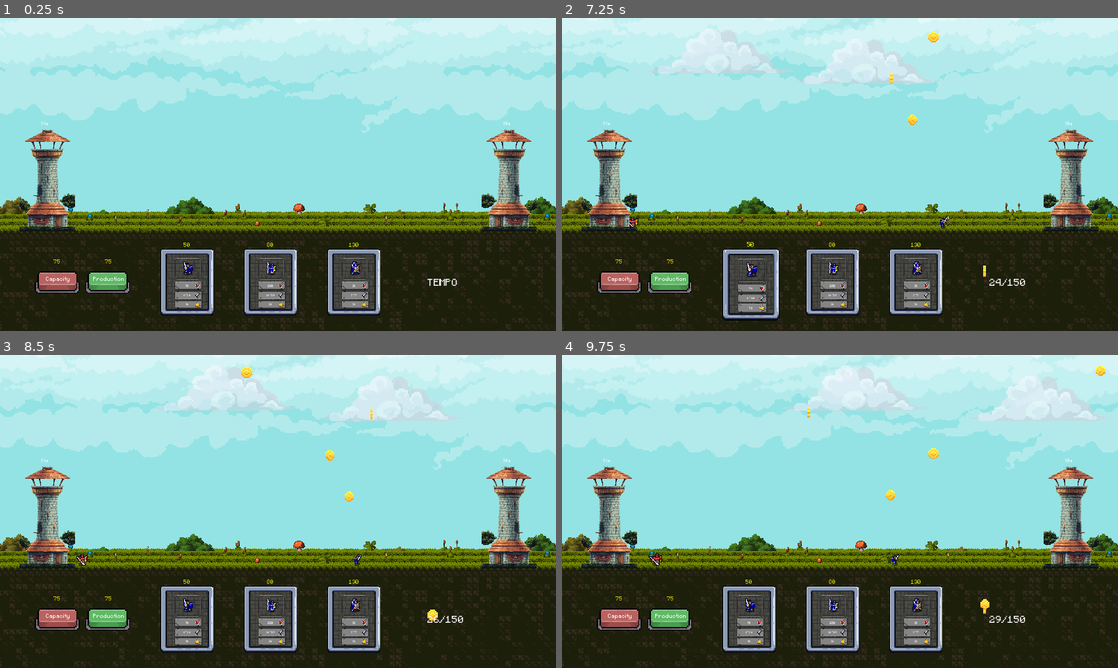
Above: before the commit, frames 1-4 (two rows, left to right).
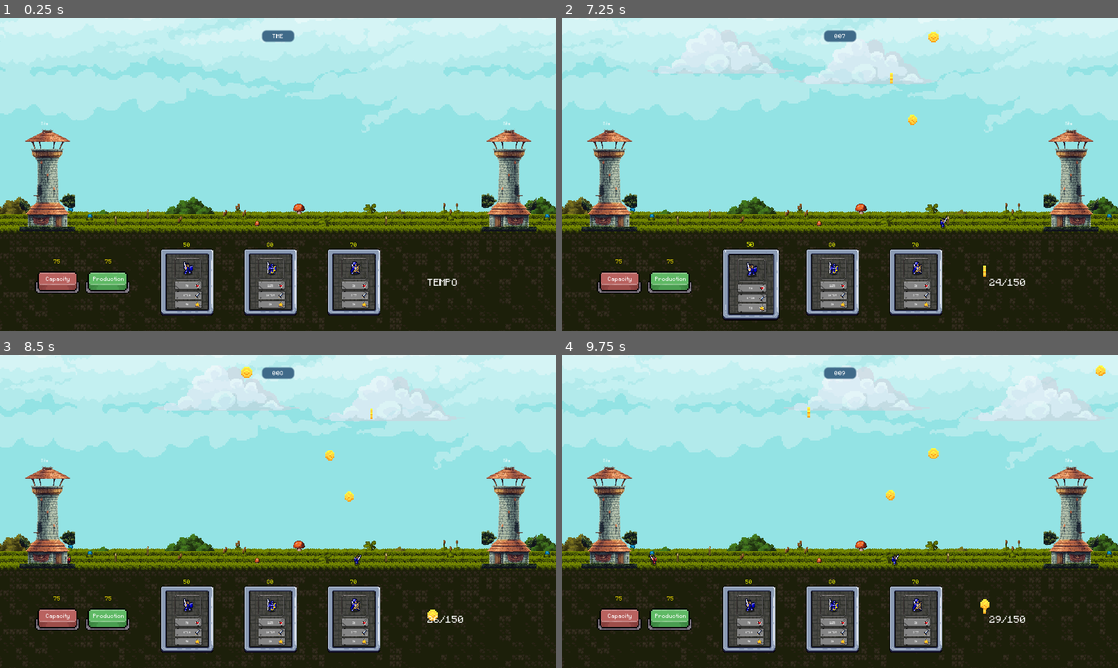
Above: after the commit, the same moments.

Repository: StefanoGavatta/StoriaMiniGioco
Game: Godot game, scene res://World/world.tscn
The game is run twice, just before and just after one commit, with the same random seed, the same clock (stepped at 60 frames per second) and the same inputs.
Inputs (mouse positions are in pixels of both pictures, inside the frame that each line leads up to):
- Up to frame 1 (0.25 s): no input
- Up to frame 2 (7.25 s): click (751, 284) at 0.52 s; click "75" at 1.25 s; click "75" at 2 s; click (689, 58) at 2.75 s; click (751, 284) at 3.52 s; click "75" at 4.25 s; click "75" at 5 s; click (1079, 115) at 5.77 s; click (751, 284) at 6.52 s
- Up to frame 3 (8.5 s): click "75" at 7.25 s; click "75" at 8 s
- Up to frame 4 (9.75 s): click (912, 505) at 8.77 s; move the mouse to (962, 495) at 9.52 s

The runs differ from the first frame. In frame 1, 0.2% of the frame differs, in the area x 47-65%, y 3-86%; in frame 2, 0.3%; in frame 3, 0.3%, in the area x 12-65%, y 3-86%; in frame 4, 0.3%.

Commit message:
aggiunto Time

Diff:
--- /dev/null
+++ b/LanPartyReq/lan_party_node.gd
@@ -0,0 +1,17 @@
+extends Control
+
+var tempoPassato:int = 0
+@onready var tempo: Label = $Tempo
+var secondi: int = 0
+var minuti:int = 0
+
+func _on_timer_timeout() -> void:
+	secondi += 1
+	if secondi == 60:
+		minuti += 1
+		secondi = 0
+
+	if secondi >= 0 && secondi <= 9:
+		tempo.text = str(minuti) + ":" + "0" + str(secondi)
+	else:
+		tempo.text = str(minuti) + ":" + str(secondi)
--- a/UI/card_container.tscn
+++ b/UI/card_container.tscn
@@ -32,7 +32,7 @@
 image = ExtResource("3_8174j")
 tipoCarta = "lancia"
 costo = 80
-vita = 150
+vita = 125
 danno = 12
 speed = 2000
 
@@ -43,7 +43,7 @@
 offset_bottom = 64.0
 image = ExtResource("4_fixsm")
 tipoCarta = "arco"
-costo = 130
+costo = 70
 vita = 30
 danno = 5
 speed = 3000
--- a/World/gestore_nemici.gd
+++ b/World/gestore_nemici.gd
@@ -8,14 +8,13 @@
 
 func _on_timer_timeout() -> void:
 	var carta = Card.new()
-	var truppa = randi_range(0,2)
-	match truppa:
-		0:
-			carta = card_container.get_node("Spada")
-		1:
-			carta = card_container.get_node("Lancia")
-		2:
-			carta = card_container.get_node("Arco")
+	var truppa = randi_range(0,10)
+	if truppa <= 5:
+		carta = card_container.get_node("Spada")
+	elif truppa >= 6 && truppa <= 7:
+		carta = card_container.get_node("Lancia")
+	elif  truppa >= 8:
+		carta = card_container.get_node("Arco")
 
 	istanziaTruppa(carta)
 
@@ -31,11 +30,11 @@
 
 	istanzaSpada.position = posizioni.pick_random().position
 	if istanzaSpada.position == $Posizionatore1.position:
-		istanzaSpada.z_index = 3
+		istanzaSpada.z_index = 1
 	elif istanzaSpada.position == $Posizionatore2.position:
 		istanzaSpada.z_index = 2
 	elif istanzaSpada.position == $Posizionatore3.position:
-		istanzaSpada.z_index = 1
+		istanzaSpada.z_index = 3
 
 
 	get_parent().add_child(istanzaSpada)
--- a/World/world.tscn
+++ b/World/world.tscn
@@ -11,6 +11,7 @@
 [ext_resource type="FontFile" uid="uid://dmvwrc225nj11" path="res://CardAssets/Minecraftchmc-dBlX.ttf" id="7_5ld53"]
 [ext_resource type="Script" path="res://UI/miglioramenti.gd" id="10_vk5v5"]
 [ext_resource type="Texture2D" uid="uid://cqrkx5cbx1j17" path="res://CardAssets/PBP-V2.png" id="11_k6dol"]
+[ext_resource type="Script" path="res://LanPartyReq/lan_party_node.gd" id="12_bx3a8"]
 
 [sub_resource type="WorldBoundaryShape2D" id="WorldBoundaryShape2D_l0w4d"]
 distance = 173.0
@@ -2051,6 +2052,14 @@
 
 [sub_resource type="StyleBoxEmpty" id="StyleBoxEmpty_lh4r4"]
 
+[sub_resource type="StyleBoxFlat" id="StyleBoxFlat_fvdml"]
+bg_color = Color(0.25069, 0.417258, 0.537421, 1)
+corner_radius_top_left = 15
+corner_radius_top_right = 15
+corner_radius_bottom_right = 15
+corner_radius_bottom_left = 15
+anti_aliasing_size = 4.915
+
 [node name="World" type="Node2D"]
 metadata/_edit_lock_ = true
 
@@ -2141,7 +2150,7 @@
 script = ExtResource("6_dkahq")
 
 [node name="Timer" type="Timer" parent="GestoreNemici"]
-wait_time = 5.0
+wait_time = 7.5
 autostart = true
 
 [node name="Posizionatore1" type="Marker2D" parent="GestoreNemici"]
@@ -2329,9 +2338,39 @@
 horizontal_alignment = 1
 vertical_alignment = 1
 
+[node name="LanPartyNode" type="Control" parent="."]
+layout_mode = 3
+anchors_preset = 0
+offset_right = 1920.0
+offset_bottom = 124.0
+script = ExtResource("12_bx3a8")
+
+[node name="Tempo" type="Label" parent="LanPartyNode"]
+layout_mode = 1
+anchors_preset = 8
+anchor_left = 0.5
+anchor_top = 0.5
+anchor_right = 0.5
+anchor_bottom = 0.5
+offset_left = -55.5
+offset_top = -19.5
+offset_right = 55.5
+offset_bottom = 19.5
+grow_horizontal = 2
+grow_vertical = 2
+theme_override_font_sizes/font_size = 32
+theme_override_styles/normal = SubResource("StyleBoxFlat_fvdml")
+text = "TIME"
+horizontal_alignment = 1
+vertical_alignment = 1
+
+[node name="Timer" type="Timer" parent="LanPartyNode/Tempo"]
+autostart = true
+
 [connection signal="timeout" from="Background/Timer" to="Background" method="crea_nuvola"]
 [connection signal="timeout" from="GestoreGiocatore/ValutaTimer" to="GestoreGiocatore" method="_on_valuta_timer_timeout"]
 [connection signal="timeout" from="GestoreNemici/Timer" to="GestoreNemici" method="_on_timer_timeout"]
 [connection signal="timeout" from="GeneratoreMonete/Timer" to="GeneratoreMonete" method="_on_timer_timeout"]
 [connection signal="pressed" from="UI/Miglioramenti/Capacity" to="UI/Miglioramenti" method="_on_capacity_pressed"]
 [connection signal="pressed" from="UI/Miglioramenti/Production" to="UI/Miglioramenti" method="_on_production_pressed"]
+[connection signal="timeout" from="LanPartyNode/Tempo/Timer" to="LanPartyNode" method="_on_timer_timeout"]
--- a/torri/torre.gd
+++ b/torri/torre.gd
@@ -1,7 +1,7 @@
 @icon("res://IconGodotNode/node/icon_map.png")
 extends StaticBody2D
 
-var vita: int = 10000000
+var vita: int = 1
 var danno: int
 
 func _ready() -> void:
@@ -15,7 +15,8 @@
 		esplodi()
 
 func esplodi():
+	get_tree().paused = true
 	queue_free()
 
 func aggiornaVita():
-	$vita.text = str(vita) +"/"+ str(10000000)
+	$vita.text = str(vita) +"/"+ str(700)
Not shown: 1 places in World/world.tscn that only renumber resources
